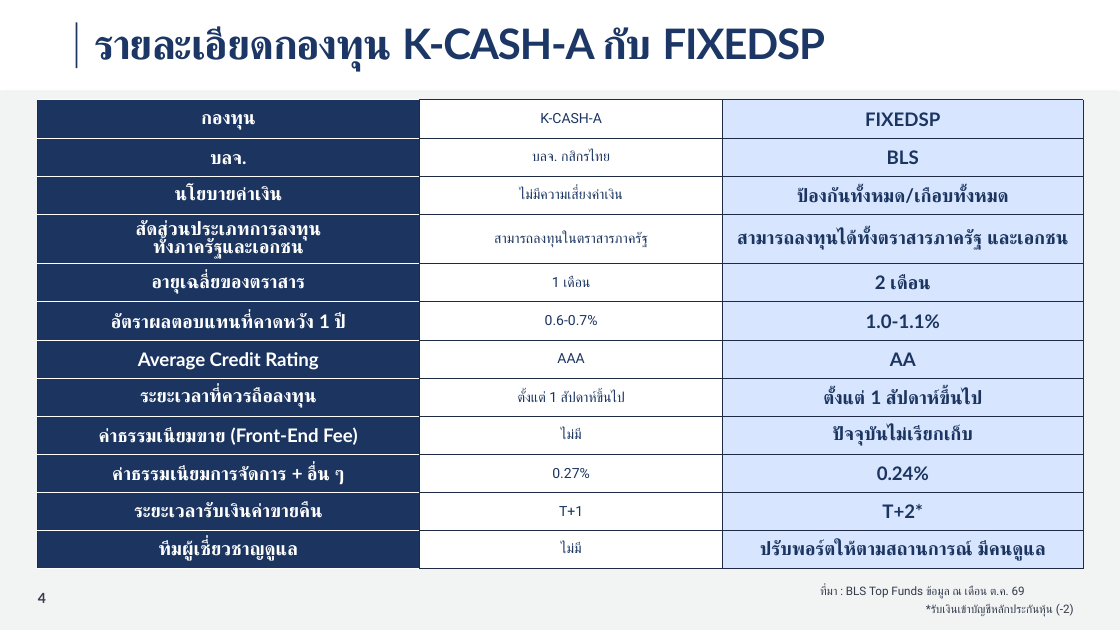
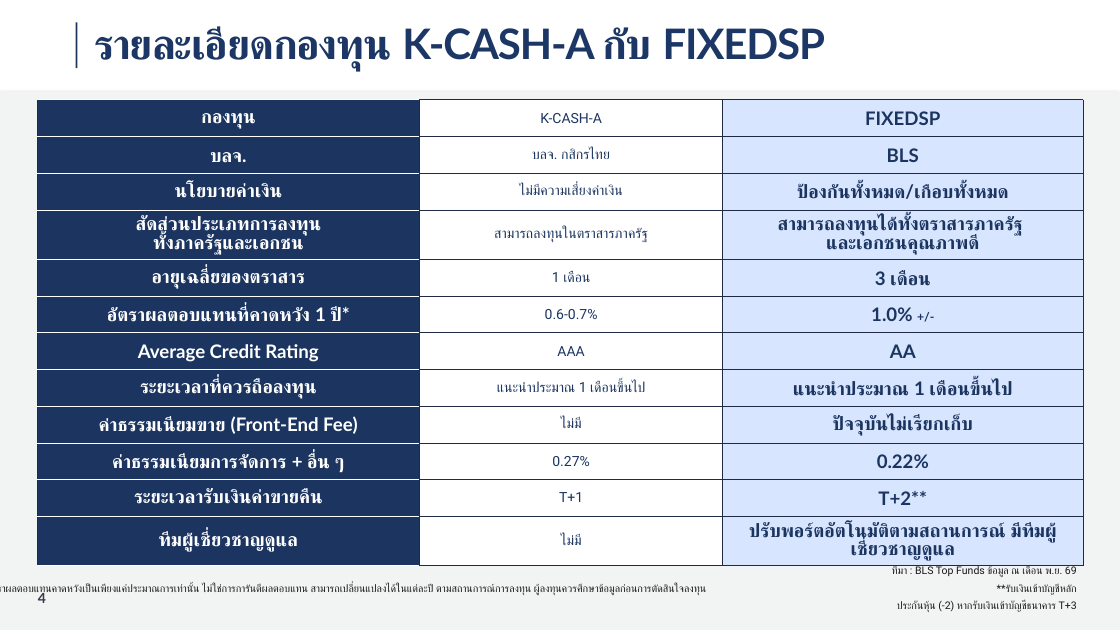
Before and after one commit to asiawork/weekly-graph, a slide deck: slide 4 of docs/compare/template.pptx. Drawn at 1120x630 pixels with LibreOffice and Linux fonts; fonts in the diff are those of the drawing; background and template pictures are left out. Boxes give left, top, right and bottom in pixels: in the first picture for what was removed or moved away, otherwise in the second. Text is boxed around its words. In the diff, an @@ line names an element or a change of style, - is before the commit and + after.

```diff
--- a/docs/compare/template.pptx
+++ b/docs/compare/template.pptx
@@ table at <box>37,100,1084,565</box> @@
-row 4, column 3: สามารถลงทุนได้ทั้งตราสารภาครัฐ และเอกชน
+row 4, column 3: สามารถลงทุนได้ทั้งตราสารภาครัฐ / และเอกชนคุณภาพดี
-row 5, column 3: 2 เดือน
+row 5, column 3: 3 เดือน
-row 6, column 1: อัตราผลตอบแทนที่คาดหวัง 1 ปี
+row 6, column 1: อัตราผลตอบแทนที่คาดหวัง 1 ปี*
-row 6, column 3: 1.0-1.1%
+row 6, column 3: 1.0% +/-
-row 8, column 2: ตั้งแต่ 1 สัปดาห์ขึ้นไป
+row 8, column 2: แนะนำประมาณ 1 เดือนขึ้นไป
-row 8, column 3: ตั้งแต่ 1 สัปดาห์ขึ้นไป
+row 8, column 3: แนะนำประมาณ 1 เดือนขึ้นไป
-row 10, column 3: 0.24%
+row 10, column 3: 0.22%
-row 11, column 3: T+2*
+row 11, column 3: T+2**
-row 12, column 3: ปรับพอร์ตให้ตามสถานการณ์ มีคนดูแล
+row 12, column 3: ปรับพอร์ตอัตโนมัติตามสถานการณ์ มีทีมผู้เชี่ยวชาญดูแล
@@ text at <box>0,565,1077,612</box>: text changed; size 10 to 9 pt; text colour #323B4B to #181818 @@
-ที่มา : BLS Top Funds ข้อมูล ณ เดือน ต.ค. 69 *รับเงินเข้าบัญชีหลักประกันหุ้น (-2)
+ที่มา : BLS Top Funds ข้อมูล ณ เดือน พ.ย. 69
+*หมายเหตุ: อัตราผลตอบแทนคาดหวังเป็นเพียงแค่ประมาณการเท่านั้น ไม่ใช่การการันตีผลตอบแทน สามารถเปลี่ยนแปลงได้ในแต่ละปี ตามสถานการณ์การลงทุน ผู้ลงทุนควรศึกษาข้อมูลก่อนการตัดสินใจลงทุน **รับเงินเข้าบัญชีหลักประกันหุ้น (-2) หากรับเงินเข้าบัญชีธนาคาร T+3
```
Also in this commit, not shown: 4 other slides changed, 3 other files.
